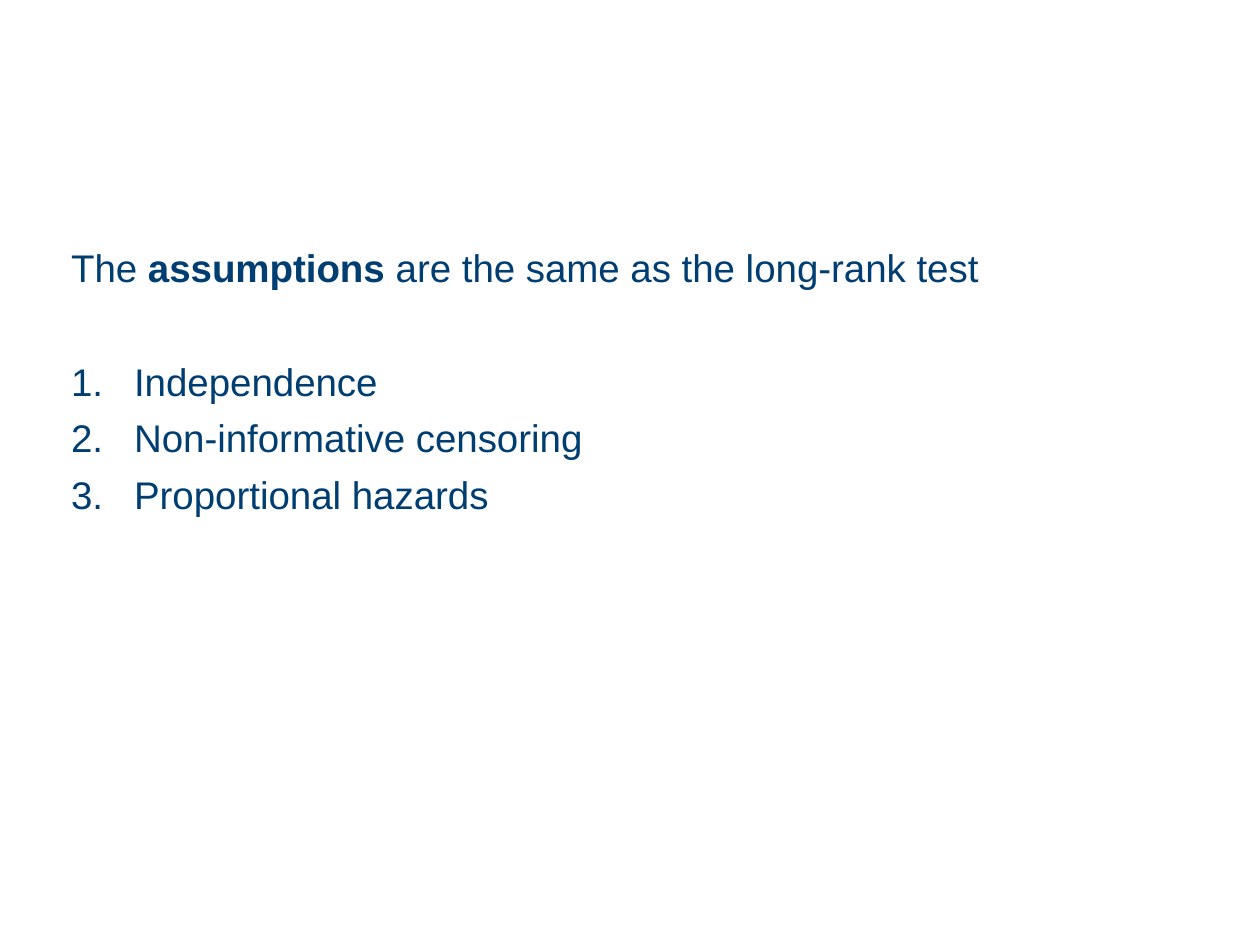
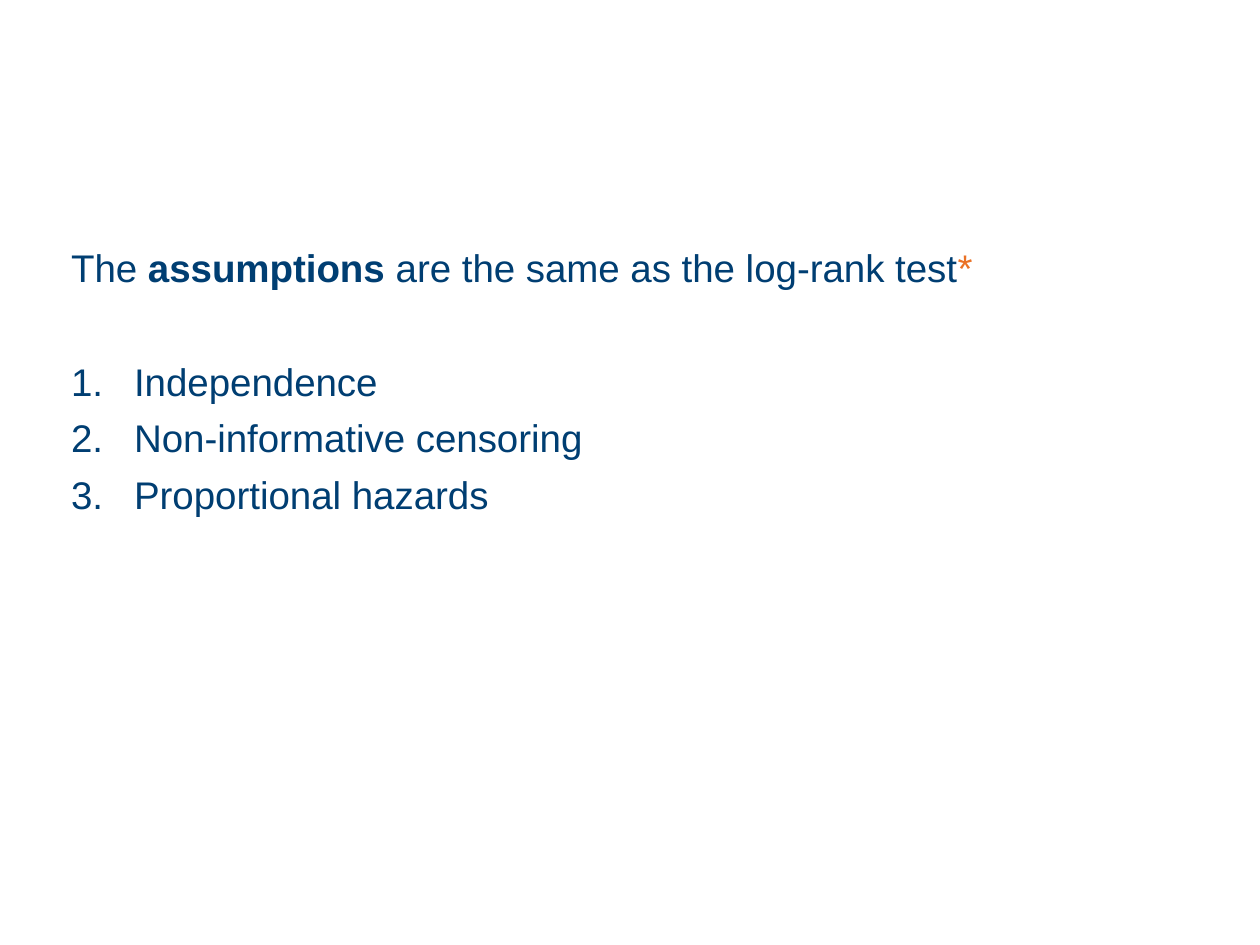
Before and after one commit to cambiotraining/stats-survival-analysis, a slide deck: slide 89 of survival-analysis-draft.pptx (slide 95 before the commit). Drawn at 1260x945 pixels with LibreOffice and Linux fonts; fonts in the diff are those of the drawing; background and template pictures are left out. Boxes give left, top, right and bottom in pixels: in the first picture for what was removed or moved away, otherwise in the second. Text is boxed around its words. In the diff, an @@ line names an element or a change of style, - is before the commit and + after.

```diff
--- a/survival-analysis-draft.pptx
+++ b/survival-analysis-draft.pptx
@@ text at [71, 254, 972, 290]: text changed @@
-The assumptions are the same as the long-rank test
+The assumptions are the same as the log-rank test*
```
Also in this commit, not shown: 13 other slides changed, 20 slides added, 6 slides removed, 33 other files.
